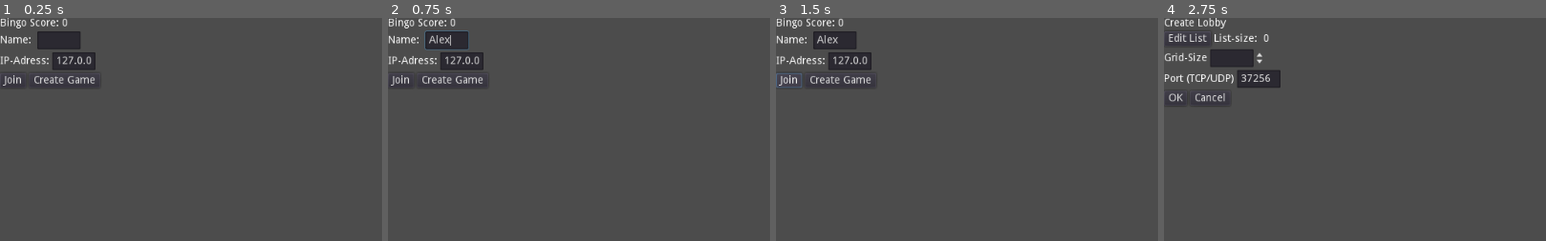
Above: before the commit, frames 1-4 (left to right).
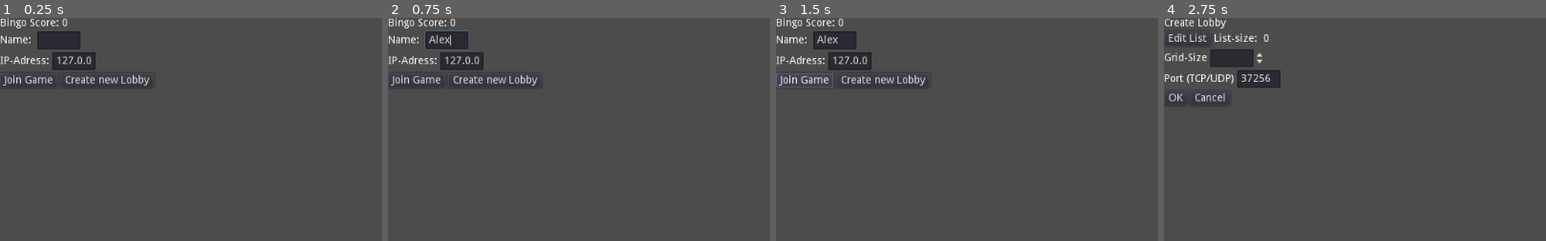
Above: after the commit, the same moments.

Repository: Reneator/Godot-Online-Bingo
Game: Godot game, scene res://Main_Menu.tscn
Same seed, same stepped clock (60 frames per second), same inputs: the game is played once before the commit and once after it.
Inputs (mouse positions are % of the whole screen's width and height, from its top left):
- Up to frame 1 (0.25 s): no input
- Up to frame 2 (0.75 s): click (8, 5) at 0.52 s; type "Alex" at 0.6 s
- Up to frame 3 (1.5 s): click "Join" (after the commit: "Join Game") at 1.25 s
- Up to frame 4 (2.75 s): click "Create Game" (after the commit: "Create new Lobby") at 2 s
The pictures show only the part of the screen within x 0-50%, y 0-50%; the shares and areas given below are measured in that part.

The runs differ from the first frame. In frame 1, 0.6% of the frame differs, in the area x 6-39%, y 25-31%; in frame 2, 0.6%; in frame 3, 0.7%, in the area x 6-39%, y 24-32%; in frame 4, nothing differs.

Commit message:
Main Menu: Renamed buttons

Diff:
--- a/Admin/Bingo_Entry.tscn
+++ b/Admin/Bingo_Entry.tscn
@@ -32,4 +32,5 @@
 align = 1
 valign = 1
 autowrap = true
+
 [connection signal="pressed" from="Bingo_Entry" to="." method="_on_Bingo_Entry_pressed"]
--- a/Bingo/Bingo.tscn
+++ b/Bingo/Bingo.tscn
@@ -17,43 +17,49 @@
 bingo_element = ExtResource( 2 )
 
 [node name="Button" parent="." instance_placeholder="res://Bingo/Bingo_Button.tscn"]
+margin_right = 164.0
+margin_bottom = 164.0
 
 [node name="Button2" parent="." instance_placeholder="res://Bingo/Bingo_Button.tscn"]
-margin_left = 154.0
-margin_right = 304.0
+margin_left = 168.0
+margin_right = 332.0
+margin_bottom = 164.0
 
 [node name="Button3" parent="." instance_placeholder="res://Bingo/Bingo_Button.tscn"]
-margin_left = 308.0
-margin_right = 458.0
+margin_left = 336.0
+margin_right = 500.0
+margin_bottom = 164.0
 
 [node name="Button4" parent="." instance_placeholder="res://Bingo/Bingo_Button.tscn"]
-margin_top = 154.0
-margin_bottom = 304.0
+margin_top = 168.0
+margin_right = 164.0
+margin_bottom = 332.0
 
 [node name="Button5" parent="." instance_placeholder="res://Bingo/Bingo_Button.tscn"]
-margin_left = 154.0
-margin_top = 154.0
-margin_right = 304.0
-margin_bottom = 304.0
+margin_left = 168.0
+margin_top = 168.0
+margin_right = 332.0
+margin_bottom = 332.0
 
 [node name="Button6" parent="." instance_placeholder="res://Bingo/Bingo_Button.tscn"]
-margin_left = 308.0
-margin_top = 154.0
-margin_right = 458.0
-margin_bottom = 304.0
+margin_left = 336.0
+margin_top = 168.0
+margin_right = 500.0
+margin_bottom = 332.0
 
 [node name="Button7" parent="." instance_placeholder="res://Bingo/Bingo_Button.tscn"]
-margin_top = 308.0
-margin_bottom = 458.0
+margin_top = 336.0
+margin_right = 164.0
+margin_bottom = 500.0
 
 [node name="Button8" parent="." instance_placeholder="res://Bingo/Bingo_Button.tscn"]
-margin_left = 154.0
-margin_top = 308.0
-margin_right = 304.0
-margin_bottom = 458.0
+margin_left = 168.0
+margin_top = 336.0
+margin_right = 332.0
+margin_bottom = 500.0
 
 [node name="Button9" parent="." instance_placeholder="res://Bingo/Bingo_Button.tscn"]
-margin_left = 308.0
-margin_top = 308.0
-margin_right = 458.0
-margin_bottom = 458.0
+margin_left = 336.0
+margin_top = 336.0
+margin_right = 500.0
+margin_bottom = 500.0
--- a/Bingo/Bingo_Button.tscn
+++ b/Bingo/Bingo_Button.tscn
@@ -7,7 +7,8 @@
 [node name="Bingo_Button" type="PanelContainer"]
 margin_right = 150.0
 margin_bottom = 150.0
-rect_min_size = Vector2( 150, 150 )
+size_flags_horizontal = 3
+size_flags_vertical = 3
 custom_styles/panel = SubResource( 1 )
 script = ExtResource( 1 )
 __meta__ = {
--- a/Main_Menu.tscn
+++ b/Main_Menu.tscn
@@ -80,20 +80,21 @@
 margin_bottom = 94.0
 
 [node name="Join_Game_Button" type="Button" parent="HBoxContainer3"]
-margin_right = 35.0
+margin_right = 77.0
 margin_bottom = 20.0
-text = "Join"
+text = "Join Game"
 
 [node name="Create_Game_Button" type="Button" parent="HBoxContainer3"]
-margin_left = 39.0
-margin_right = 134.0
+margin_left = 81.0
+margin_right = 206.0
 margin_bottom = 20.0
-text = "Create Game"
+text = "Create new Lobby"
 
 [node name="ErrorLabel" type="Label" parent="."]
 margin_top = 98.0
 margin_right = 1024.0
 margin_bottom = 112.0
 custom_colors/font_color = Color( 0.74902, 0.0509804, 0.0509804, 1 )
+
 [connection signal="pressed" from="HBoxContainer3/Join_Game_Button" to="." method="_on_Join_Game_Button_pressed"]
 [connection signal="pressed" from="HBoxContainer3/Create_Game_Button" to="." method="_on_Create_Game_Button_pressed"]
